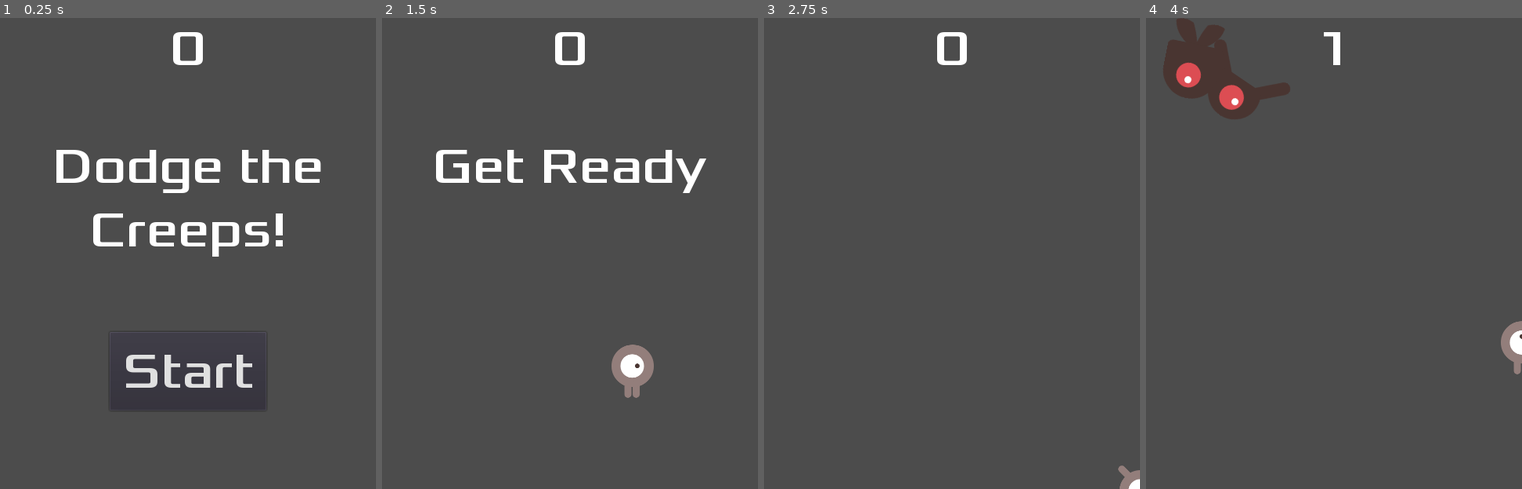
Above: before the commit, frames 1-4 (left to right).
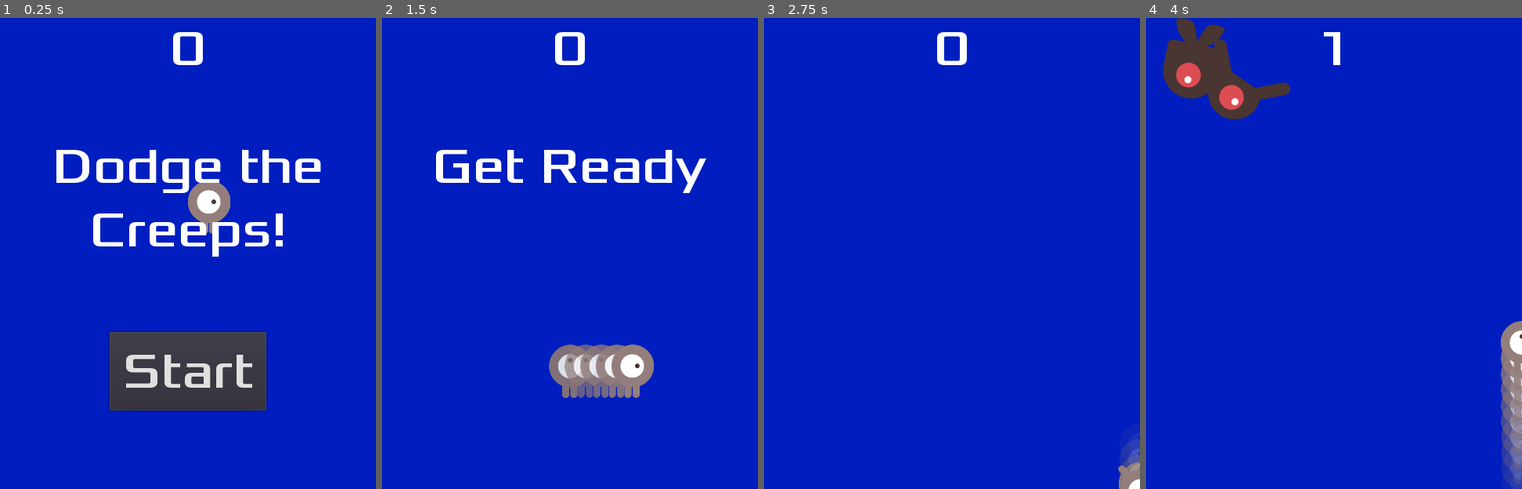
Above: after the commit, the same moments.

Repository: nukesz/game-development-godot
Game: Godot game, scene res://Main.tscn
Same seed, same stepped clock (60 frames per second), same inputs: the game is played once before the commit and once after it.
Inputs:
- Up to frame 1 (0.25 s): no input
- Up to frame 2 (1.5 s): click "Start" at 0.5 s; hold Right (ui_right) from 1.28 s (still down)
- Up to frame 3 (2.75 s): release Right (ui_right) at 2.03 s; hold Down (ui_down) from 2.03 s (still down)
- Up to frame 4 (4 s): release Down (ui_down) at 2.78 s; hold Right (ui_right) 2.78-3.53 s; hold Up (ui_up) from 3.53 s (still down)

The runs differ from the first frame. In frame 1, 90% of the frame differs, in the area x 0-100%, y 0-100%; in frame 2, 97%; in frame 3, 99%; in frame 4, 96%.

Commit message:
Added nice particles

Diff:
--- a/OfficialFirstGame/HUD.tscn
+++ b/OfficialFirstGame/HUD.tscn
@@ -27,7 +27,7 @@
 font_data = ExtResource( 2 )
 _sections_unfolded = [ "Font", "Settings" ]
 
-[node name="HUD" type="CanvasLayer" index="0"]
+[node name="HUD" type="CanvasLayer"]
 
 layer = 1
 offset = Vector2( 0, 0 )
--- a/OfficialFirstGame/Main.gd
+++ b/OfficialFirstGame/Main.gd
@@ -6,26 +6,26 @@
 func _ready():
     randomize()
 
-func game_over():
-    $ScoreTimer.stop()
-    $MobTimer.stop()
-    $HUD.show_game_over()
-
 func new_game():
-    print("meg lettem hivvvva")
+    $Music.play()
     score = 0
     $Player.start($StartPosition.position)
     $StartTimer.start()
     $HUD.update_score(score)
     $HUD.show_message("Get Ready")
 
+func game_over():
+    # $Music.stop()
+    # $DeathSound.start()
+    $ScoreTimer.stop()
+    $MobTimer.stop()
+    $HUD.show_game_over()
+
 func _on_StartTimer_timeout():
-    print("_on_StartTimer_timeout")
     $MobTimer.start()
     $ScoreTimer.start()
 
 func _on_ScoreTimer_timeout():
-    print("_on_ScoreTimer_timeout")
     score += 1
     $HUD.update_score(score)
 
--- a/OfficialFirstGame/Main.tscn
+++ b/OfficialFirstGame/Main.tscn
@@ -1,9 +1,11 @@
-[gd_scene load_steps=6 format=2]
+[gd_scene load_steps=8 format=2]
 
 [ext_resource path="res://Main.gd" type="Script" id=1]
 [ext_resource path="res://Mob.tscn" type="PackedScene" id=2]
 [ext_resource path="res://Player.tscn" type="PackedScene" id=3]
 [ext_resource path="res://HUD.tscn" type="PackedScene" id=4]
+[ext_resource path="res://art/House In a Forest Loop.ogg" type="AudioStream" id=5]
+[ext_resource path="res://art/gameover.wav" type="AudioStream" id=6]
 
 [sub_resource type="Curve2D" id=1]
 
@@ -17,37 +19,54 @@
 script = ExtResource( 1 )
 Mob = ExtResource( 2 )
 
-[node name="Player" parent="." index="0" instance=ExtResource( 3 )]
+[node name="Background" type="ColorRect" parent="." index="0"]
+
+anchor_left = 0.0
+anchor_top = 0.0
+anchor_right = 0.0
+anchor_bottom = 0.0
+margin_right = 480.0
+margin_bottom = 600.0
+rect_pivot_offset = Vector2( 0, 0 )
+rect_clip_content = false
+mouse_filter = 0
+mouse_default_cursor_shape = 0
+size_flags_horizontal = 1
+size_flags_vertical = 1
+color = Color( 0, 0.117798, 0.753906, 1 )
+_sections_unfolded = [ "Rect" ]
+
+[node name="Player" parent="." index="1" instance=ExtResource( 3 )]
 
 position = Vector2( 267, 241 )
 
-[node name="MobTimer" type="Timer" parent="." index="1"]
+[node name="MobTimer" type="Timer" parent="." index="2"]
 
 process_mode = 1
 wait_time = 0.5
 one_shot = false
 autostart = false
 
-[node name="ScoreTimer" type="Timer" parent="." index="2"]
+[node name="ScoreTimer" type="Timer" parent="." index="3"]
 
 process_mode = 1
 wait_time = 1.0
 one_shot = false
 autostart = false
 
-[node name="StartTimer" type="Timer" parent="." index="3"]
+[node name="StartTimer" type="Timer" parent="." index="4"]
 
 process_mode = 1
 wait_time = 2.0
 one_shot = true
 autostart = false
 
-[node name="StartPosition" type="Position2D" parent="." index="4"]
+[node name="StartPosition" type="Position2D" parent="." index="5"]
 
 position = Vector2( 240, 450 )
 _sections_unfolded = [ "Transform" ]
 
-[node name="MobPath" type="Path2D" parent="." index="5"]
+[node name="MobPath" type="Path2D" parent="." index="6"]
 
 editor/display_folded = true
 self_modulate = Color( 0.5, 0.6, 1, 0.7 )
@@ -65,7 +84,25 @@
 loop = true
 lookahead = 4.0
 
-[node name="HUD" parent="." index="6" instance=ExtResource( 4 )]
+[node name="HUD" parent="." index="7" instance=ExtResource( 4 )]
+
+[node name="Music" type="AudioStreamPlayer" parent="." index="8"]
+
+stream = ExtResource( 5 )
+volume_db = 0.0
+pitch_scale = 1.0
+autoplay = false
+mix_target = 0
+bus = "Master"
+
+[node name="DeathSound" type="AudioStreamPlayer" parent="." index="9"]
+
+stream = ExtResource( 6 )
+volume_db = 0.0
+pitch_scale = 1.0
+autoplay = false
+mix_target = 0
+bus = "Master"
 
 [connection signal="hit" from="Player" to="." method="game_over"]
 
--- a/OfficialFirstGame/Player.gd
+++ b/OfficialFirstGame/Player.gd
@@ -7,7 +7,7 @@
 
 
 func _ready():
-    hide()
+    #hide()
     screensize = get_viewport_rect().size
 
 func _process(delta):
--- a/OfficialFirstGame/Player.tscn
+++ b/OfficialFirstGame/Player.tscn
@@ -1,22 +1,87 @@
-[gd_scene load_steps=8 format=2]
+[gd_scene load_steps=13 format=2]
 
 [ext_resource path="res://Player.gd" type="Script" id=1]
-[ext_resource path="res://art/playerGrey_walk1.png" type="Texture" id=2]
-[ext_resource path="res://art/playerGrey_walk2.png" type="Texture" id=3]
-[ext_resource path="res://art/playerGrey_up1.png" type="Texture" id=4]
-[ext_resource path="res://art/playerGrey_up2.png" type="Texture" id=5]
+[ext_resource path="res://art/playerGrey_up1.png" type="Texture" id=2]
+[ext_resource path="res://art/playerGrey_up2.png" type="Texture" id=3]
+[ext_resource path="res://art/playerGrey_walk1.png" type="Texture" id=4]
+[ext_resource path="res://art/playerGrey_walk2.png" type="Texture" id=5]
+
+[sub_resource type="Gradient" id=9]
+
+offsets = PoolRealArray( 0, 1 )
+colors = PoolColorArray( 1, 1, 1, 1, 0.855572, 0.855572, 0.855572, 0 )
+
+[sub_resource type="GradientTexture" id=8]
+
+flags = 4
+gradient = SubResource( 9 )
+width = 2048
+_sections_unfolded = [ "Resource" ]
+
+[sub_resource type="Curve" id=6]
+
+min_value = 0.0
+max_value = 1.0
+bake_resolution = 100
+_data = [ Vector2( 0, 1 ), 0.0, 0.0, 0, 0, Vector2( 1, 1 ), 0.0, 0.0, 0, 0 ]
+
+[sub_resource type="CurveTexture" id=7]
+
+flags = 4
+width = 2048
+curve = SubResource( 6 )
+
+[sub_resource type="ParticlesMaterial" id=3]
+
+render_priority = 0
+trail_divisor = 1
+emission_shape = 0
+flag_align_y = false
+flag_rotate_y = false
+flag_disable_z = true
+spread = 45.0
+flatness = 0.0
+gravity = Vector3( 0, 0, 0 )
+initial_velocity = 1.0
+initial_velocity_random = 0.0
+angular_velocity = 0.0
+angular_velocity_random = 0.0
+orbit_velocity = 0.0
+orbit_velocity_random = 0.0
+linear_accel = 0.0
+linear_accel_random = 0.0
+radial_accel = 0.0
+radial_accel_random = 0.0
+tangential_accel = 0.0
+tangential_accel_random = 0.0
+damping = 0.0
+damping_random = 0.0
+angle = 0.0
+angle_random = 0.0
+scale = 0.5
+scale_random = 0.0
+scale_curve = SubResource( 7 )
+color_ramp = SubResource( 8 )
+hue_variation = 0.0
+hue_variation_random = 0.0
+anim_speed = 0.0
+anim_speed_random = 0.0
+anim_offset = 0.0
+anim_offset_random = 0.0
+anim_loop = false
+_sections_unfolded = [ "Color", "Emission Shape", "Flags", "Scale", "Spread", "Trail" ]
 
 [sub_resource type="SpriteFrames" id=1]
 
 animations = [ {
 "frames": [ ExtResource( 2 ), ExtResource( 3 ) ],
 "loop": true,
-"name": "right",
+"name": "up",
 "speed": 5.0
 }, {
 "frames": [ ExtResource( 4 ), ExtResource( 5 ) ],
 "loop": true,
-"name": "up",
+"name": "right",
 "speed": 5.0
 } ]
 _sections_unfolded = [ "Resource" ]
@@ -27,9 +92,9 @@
 radius = 27.4885
 height = 12.7088
 
-[node name="Player" type="Area2D"]
+[node name="Player" type="Area2D" index="0"]
 
-position = Vector2( 427, 274 )
+position = Vector2( 259, 285 )
 input_pickable = true
 gravity_vec = Vector2( 0, 1 )
 gravity = 98.0
@@ -44,15 +109,38 @@
 }
 speed = 400
 
-[node name="AnimatedSprite" type="AnimatedSprite" parent="." index="0"]
+[node name="Trail" type="Particles2D" parent="." index="0"]
+
+emitting = true
+amount = 10
+lifetime = 1.0
+one_shot = false
+preprocess = 0.0
+speed_scale = 2.0
+explosiveness = 0.0
+randomness = 0.0
+fixed_fps = 0
+fract_delta = true
+visibility_rect = Rect2( -100, -100, 200, 200 )
+local_coords = false
+draw_order = 0
+process_material = SubResource( 3 )
+texture = ExtResource( 2 )
+normal_map = null
+h_frames = 1
+v_frames = 1
+_sections_unfolded = [ "Drawing", "Process Material", "Textures", "Time", "Transform", "Z Index" ]
+
+[node name="AnimatedSprite" type="AnimatedSprite" parent="." index="1"]
 
 scale = Vector2( 0.5, 0.5 )
 frames = SubResource( 1 )
 animation = "right"
-_sections_unfolded = [ "Transform" ]
+_sections_unfolded = [ "Transform", "Visibility" ]
 
-[node name="CollisionShape2D" type="CollisionShape2D" parent="." index="1"]
+[node name="CollisionShape2D" type="CollisionShape2D" parent="." index="2"]
 
+visible = false
 shape = SubResource( 2 )
 
 [connection signal="body_entered" from="." to="." method="_on_Player_body_entered"]
